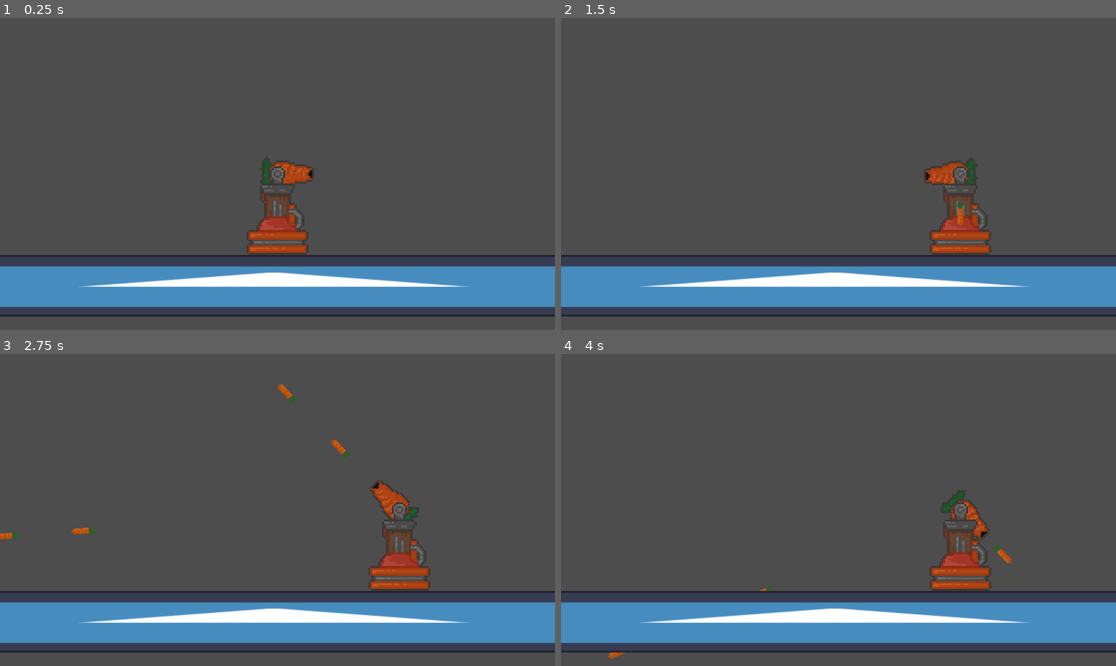
Above: before the commit, frames 1-4 (two rows, left to right).
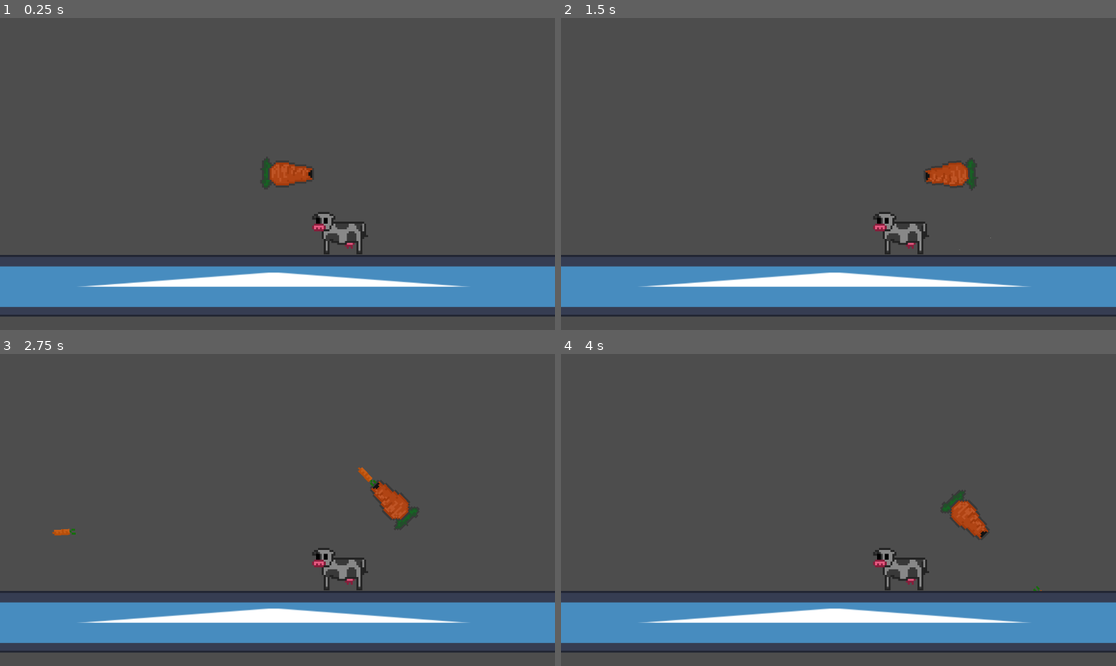
Above: after the commit, the same moments.

Repository: Luminescent-Cheese/district-jam-VII
Game: Godot game, scene res://test.tscn
The game is run twice, just before and just after one commit, with the same random seed, the same clock (stepped at 60 frames per second) and the same inputs. This scene is started directly instead of the project's main scene. The engine's default icon, where the game draws it, is replaced by a stand-in: a white triangle on a blue panel in a dark square.
Inputs (mouse positions are in pixels of both pictures, inside the frame that each line leads up to):
- Up to frame 1 (0.25 s): no input
- Up to frame 2 (1.5 s): tap Enter at 0.5 s; move the mouse to (960, 158) at 0.52 s; click (960, 158) at 0.67 s; move the mouse to (727, 189) at 1.27 s; click (727, 189) at 1.42 s
- Up to frame 3 (2.75 s): move the mouse to (333, 441) at 2.02 s; click (333, 441) at 2.17 s
- Up to frame 4 (4 s): move the mouse to (810, 572) at 2.77 s; click (810, 572) at 2.92 s; move the mouse to (1005, 556) at 3.52 s; click (1005, 556) at 3.67 s

The runs differ from the first frame. In frame 1, 1.8% of the frame differs, in the area x 44-67%, y 47-76%; in frame 2, 1.9%; in frame 3, 2.2%, in the area x 0-78%, y 9-76%; in frame 4, 2.1%.

Commit message:
Updated Cow sprite

Diff:
--- a/Buildings/buildingBase.gd
+++ b/Buildings/buildingBase.gd
@@ -6,8 +6,8 @@
 @export var bulletSpawn:Marker2D
 @onready var xPos = 99999
 @export var cost: float
-enum bullets{Carrot}
-@export var bulletType:bullets
+enum bullet{Carrot}
+@export var bulletType:bullet
 @export var fireRate: float
 
 var canFire:bool
@@ -22,7 +22,7 @@
 	else:
 		$Pivot.look_at(get_global_mouse_position())
 		if canFire:
-			_fireBullet()
+			fireBullet()
 			canFire = false
 			cooldown.start()
 
@@ -36,7 +36,7 @@
 		#placement particles
 		$PlacementParticles.emitting = true
 
-func _fireBullet()-> void:
+func fireBullet()-> void:
 	var newBullet = BULLET.instantiate()
 	newBullet.position = bulletSpawn.global_position
 	#replace below with proper position later
--- a/carrot_cannon.tscn
+++ b/carrot_cannon.tscn
@@ -2,7 +2,7 @@
 
 [ext_resource type="PackedScene" uid="uid://b2vt2s656fr3m" path="res://Buildings/building.tscn" id="1_wimi5"]
 [ext_resource type="Texture2D" uid="uid://dn8nxh8x5h0nf" path="res://Buildings/BuildingArt/Carrot Cannon.png" id="2_lmci4"]
-[ext_resource type="Texture2D" uid="uid://b5dqav68wkr58" path="res://Buildings/BuildingArt/Carrot Cannon base.png" id="2_s8oic"]
+[ext_resource type="Texture2D" uid="uid://14pbx5rru2n5" path="res://Buildings/BuildingArt/Carrot Cannon base (2).png" id="3_s8oic"]
 
 [sub_resource type="AtlasTexture" id="AtlasTexture_s8k38"]
 atlas = ExtResource("2_lmci4")
@@ -60,7 +60,7 @@
 texture_filter = 1
 position = Vector2(0, -128)
 scale = Vector2(1, 1)
-texture = ExtResource("2_s8oic")
+texture = ExtResource("3_s8oic")
 
 [node name="CollisionShape2D" parent="." index="2" unique_id=1382810759]
 position = Vector2(0, -95)
--- a/cow.tscn
+++ b/cow.tscn
@@ -1,12 +1,16 @@
 [gd_scene format=3 uid="uid://cv4cjmrwxdvsb"]
 
-[ext_resource type="Texture2D" uid="uid://6j5q4vcde6ai" path="res://icon.svg" id="1_nuh3y"]
+[ext_resource type="Texture2D" uid="uid://4xhkyribvhah" path="res://Cow.png" id="1_nuh3y"]
+
+[sub_resource type="AtlasTexture" id="AtlasTexture_yj05v"]
+atlas = ExtResource("1_nuh3y")
+region = Rect2(0, 0, 128, 128)
 
 [sub_resource type="SpriteFrames" id="SpriteFrames_ug312"]
 animations = [{
 "frames": [{
 "duration": 1.0,
-"texture": ExtResource("1_nuh3y")
+"texture": SubResource("AtlasTexture_yj05v")
 }],
 "loop": true,
 "name": &"rest",
@@ -14,19 +18,19 @@
 }]
 
 [sub_resource type="CapsuleShape2D" id="CapsuleShape2D_c0rv2"]
-radius = 16.0
-height = 64.0
+radius = 37.0
+height = 110.0
 
 [node name="Cow" type="CharacterBody2D" unique_id=730736805]
 collision_layer = 2
 
 [node name="AnimatedSprite2D" type="AnimatedSprite2D" parent="." unique_id=1775578603]
-position = Vector2(8, -4.7683716e-07)
-scale = Vector2(0.375, 0.25)
+texture_filter = 1
+position = Vector2(0, -64)
 sprite_frames = SubResource("SpriteFrames_ug312")
 animation = &"rest"
 
 [node name="CollisionShape2D" type="CollisionShape2D" parent="." unique_id=514977809]
-position = Vector2(8, 0)
+position = Vector2(0, -38)
 rotation = 1.5707964
 shape = SubResource("CapsuleShape2D_c0rv2")
--- a/test.tscn
+++ b/test.tscn
@@ -2,11 +2,13 @@
 
 [ext_resource type="PackedScene" uid="uid://cvsegvgq73n84" path="res://carrot_cannon.tscn" id="1_8uh7m"]
 [ext_resource type="Texture2D" uid="uid://6j5q4vcde6ai" path="res://icon.svg" id="1_37kl0"]
+[ext_resource type="PackedScene" uid="uid://cv4cjmrwxdvsb" path="res://cow.tscn" id="3_6uqi0"]
 
 [node name="test" type="Node2D" unique_id=1199137001]
 
 [node name="Carrot Cannon" parent="." unique_id=1422852066 instance=ExtResource("1_8uh7m")]
 position = Vector2(6, -168)
+fireRate = 0.0
 
 [node name="Camera2D" type="Camera2D" parent="." unique_id=25180313]
 position = Vector2(6, -168)
@@ -15,3 +17,6 @@
 position = Vector2(-2, 64)
 scale = Vector2(20, 1)
 texture = ExtResource("1_37kl0")
+
+[node name="Cow" parent="." unique_id=730736805 instance=ExtResource("3_6uqi0")]
+position = Vector2(138, -1)
Binary file added: Cow.png
Not shown, added: Cow.png.import
